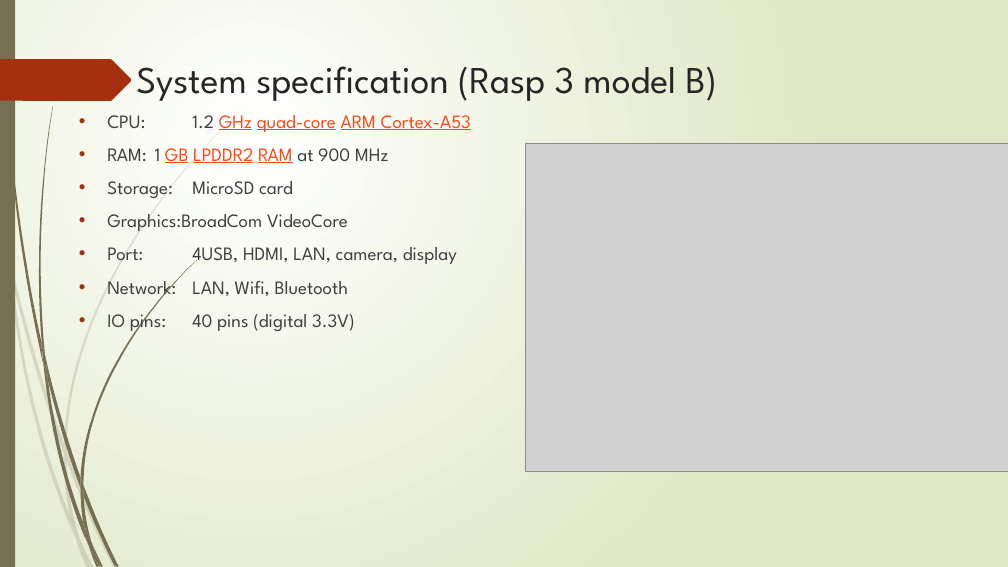
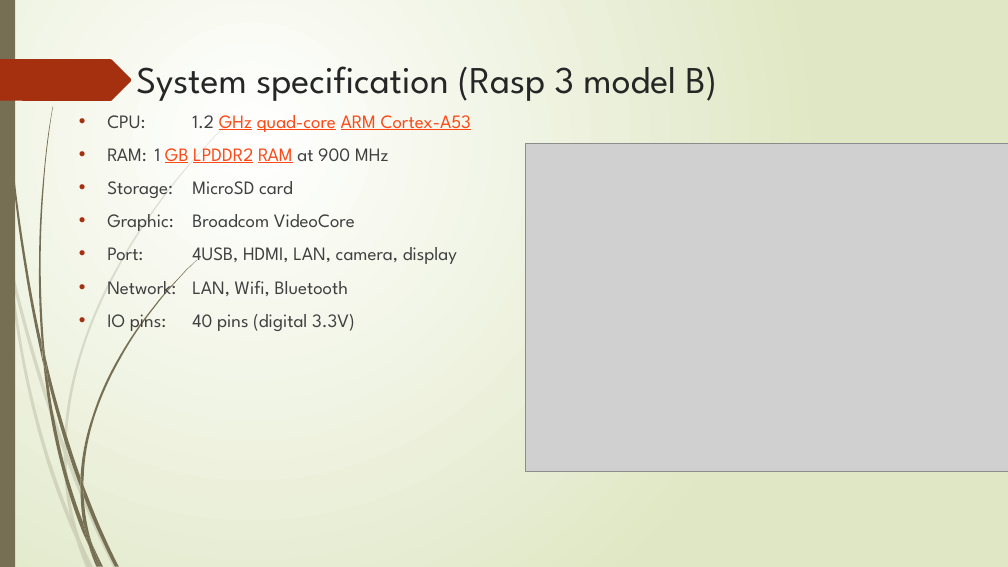
Before and after one commit to nxphi47/raspiWSntuoss, a slide deck: slide 3 of raspWS.pptx. Drawn at 1008x567 pixels with LibreOffice and Linux fonts; fonts in the diff are those of the drawing; grey boxes stand for pictures. Boxes give left, top, right and bottom in pixels: in the first picture for what was removed or moved away, otherwise in the second. Text is boxed around its words. In the diff, an @@ line names an element or a change of style, - is before the commit and + after.

Commit message:
update

```diff
--- a/raspWS.pptx
+++ b/raspWS.pptx
@@ text at [107, 214, 355, 231]: text changed @@
-• Graphics:BroadCom VideoCore
+• Graphic: Broadcom VideoCore
```
Also in this commit, not shown: 3 other slides changed.
